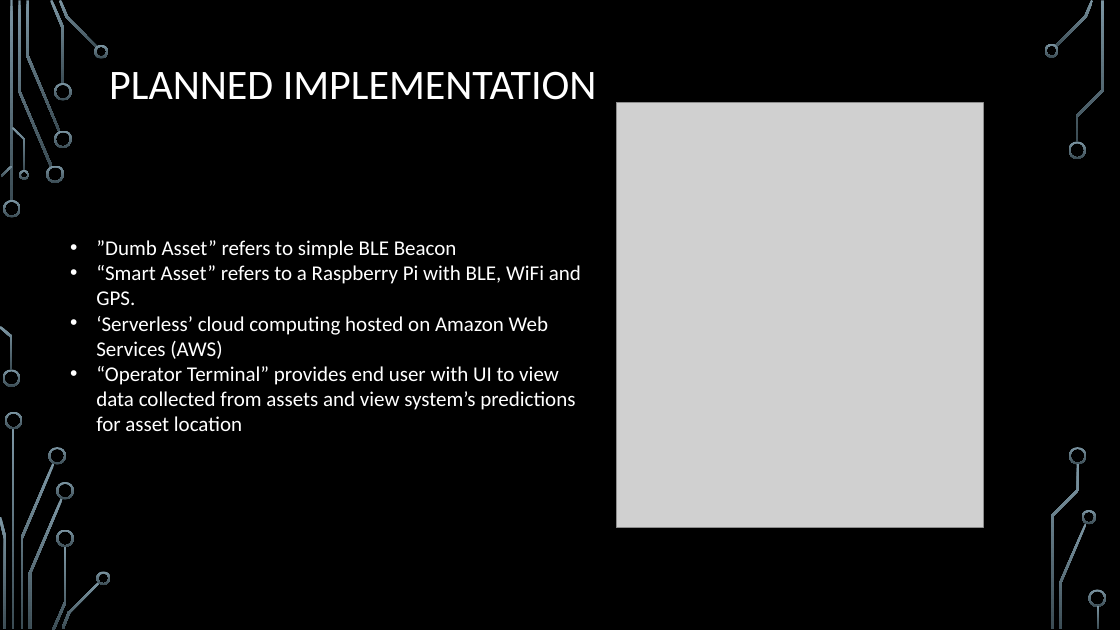
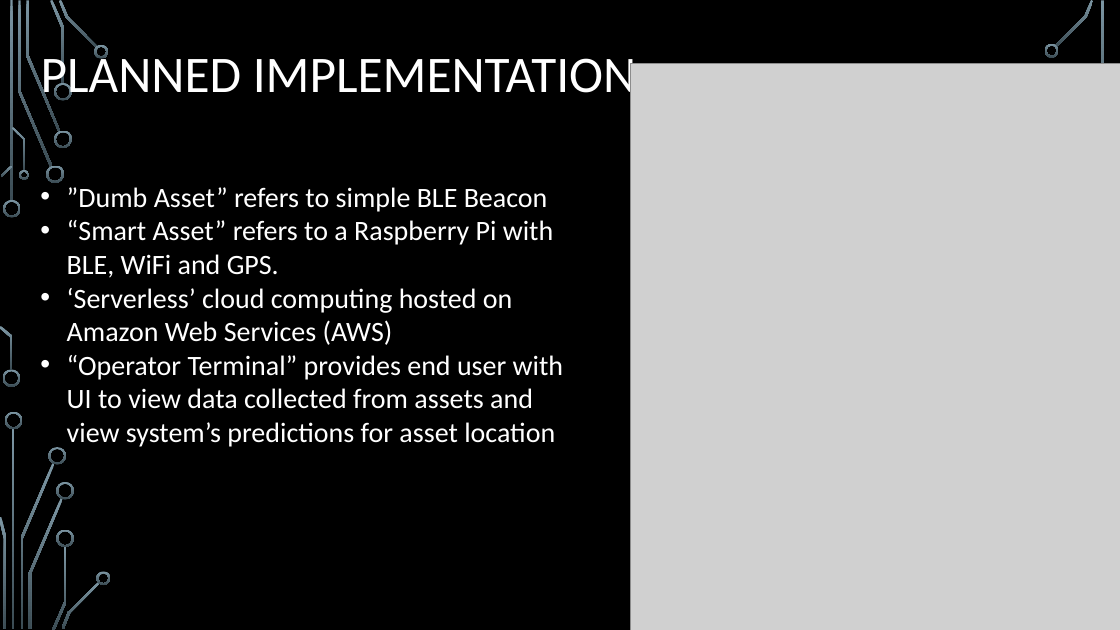
Before and after one commit to monkfungus/FYP, a slide deck: slide 5 of SamuelNixon_InterimPresentation.pptx (slide 4 before the commit). Drawn at 1120x630 pixels with LibreOffice and Linux fonts; fonts in the diff are those of the drawing; grey boxes stand for pictures; background and template pictures are left out. Boxes give left, top, right and bottom in pixels: in the first picture for what was removed or moved away, otherwise in the second. Text is boxed around its words. In the diff, an @@ line names an element or a change of style, - is before the commit and + after.

```diff
--- a/SamuelNixon_InterimPresentation.pptx
+++ b/SamuelNixon_InterimPresentation.pptx
@@ title "PLANNED IMPLEMENTATION": place and size @@
-title "PLANNED IMPLEMENTATION" at (109,71,597,100)
+title "PLANNED IMPLEMENTATION" at (41,50,637,105)
@@ title "PLANNED IMPLEMENTATION" at (41,50,637,105): size 36 to 44 pt @@
@@ picture: place and size @@
-picture at (616,103,983,528)
+picture at (631,64,1120,630)
@@ text "”Dumb Asset” refers to simple ...": place and size @@
-text "”Dumb Asset” refers to simple ..." at (96,240,581,431)
+text "”Dumb Asset” refers to simple ..." at (67,187,563,447)
@@ text "”Dumb Asset” refers to simple ..." at (67,187,563,447): size 18 to 24 pt @@
@@ group removed at (1069,141,1107,607): 4 freeform shapes @@
```
Also in this commit, not shown: 9 other slides changed, 2 slides added.
